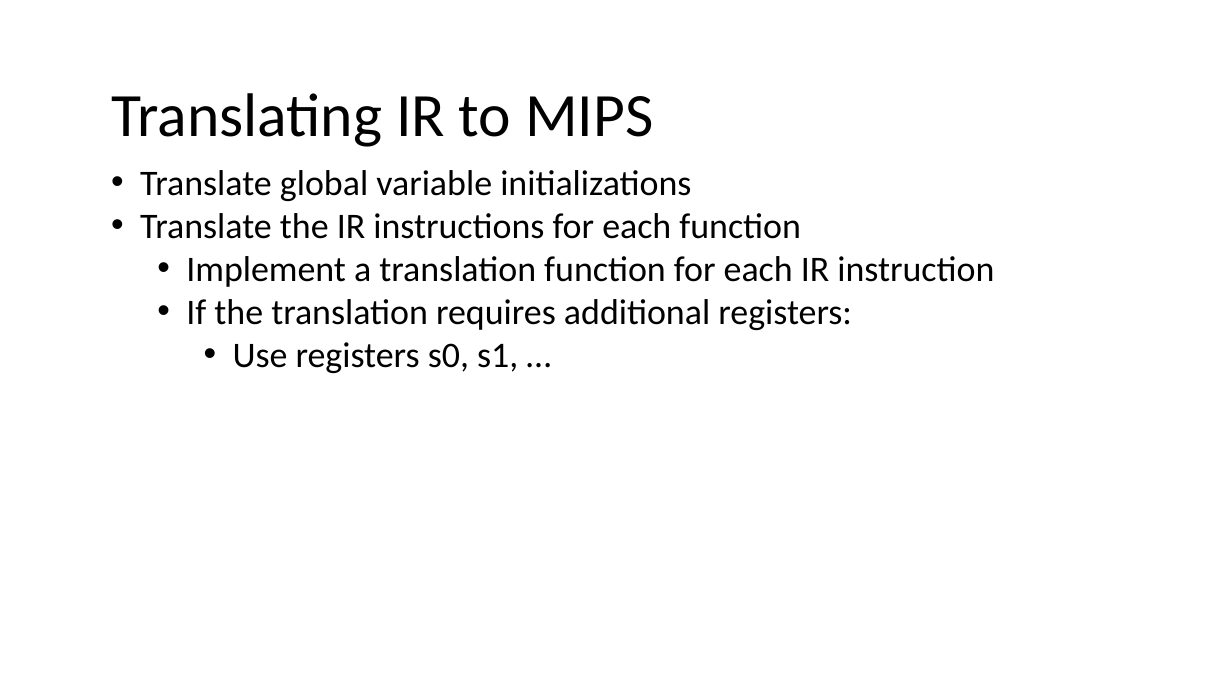
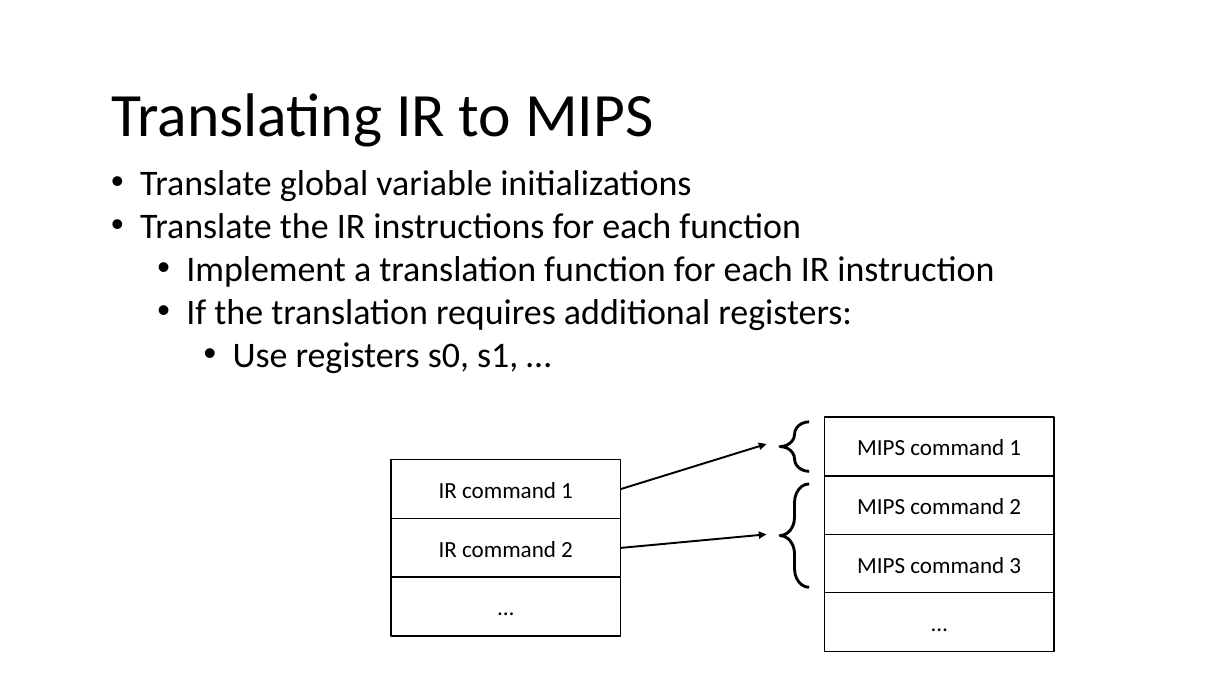
Before and after one commit to nivshani/compilation, a slide deck: slide 41 of slides/codegen.pptx. Drawn at 1232x693 pixels with LibreOffice and Linux fonts; fonts in the diff are those of the drawing. Boxes give left, top, right and bottom in pixels: in the first picture for what was removed or moved away, otherwise in the second. Text is boxed around its words. In the diff, an @@ line names an element or a change of style, - is before the commit and + after.

```diff
--- a/slides/codegen.pptx
+++ b/slides/codegen.pptx
@@ arrow added from (621, 489) to (767, 445), #000000 1.5 pt @@
@@ left brace added at (780,422,810,472), outline #000000 2.25 pt @@
@@ rectangle added at (391,459,620,518), fill #FFFFFF, outline #000000 1.25 pt, 18 pt, text #000000 @@
+IR command 1
@@ left brace added at (780,484,810,588), outline #000000 2.25 pt @@
@@ rectangle added at (391,518,620,578), fill #FFFFFF, outline #000000 1.25 pt, 18 pt, text #000000 @@
+IR command 2
@@ arrow added from (621, 548) to (767, 534), #000000 1.5 pt @@
@@ rectangle added at (391,577,620,636), fill #FFFFFF, outline #000000 1.25 pt, 18 pt, text #000000 @@
+…
@@ group added at (824,417,1054,652): 4 rectangles @@
+MIPS command 1
+MIPS command 2
+MIPS command 3
+…
```
Also in this commit, not shown: 1 other file.
